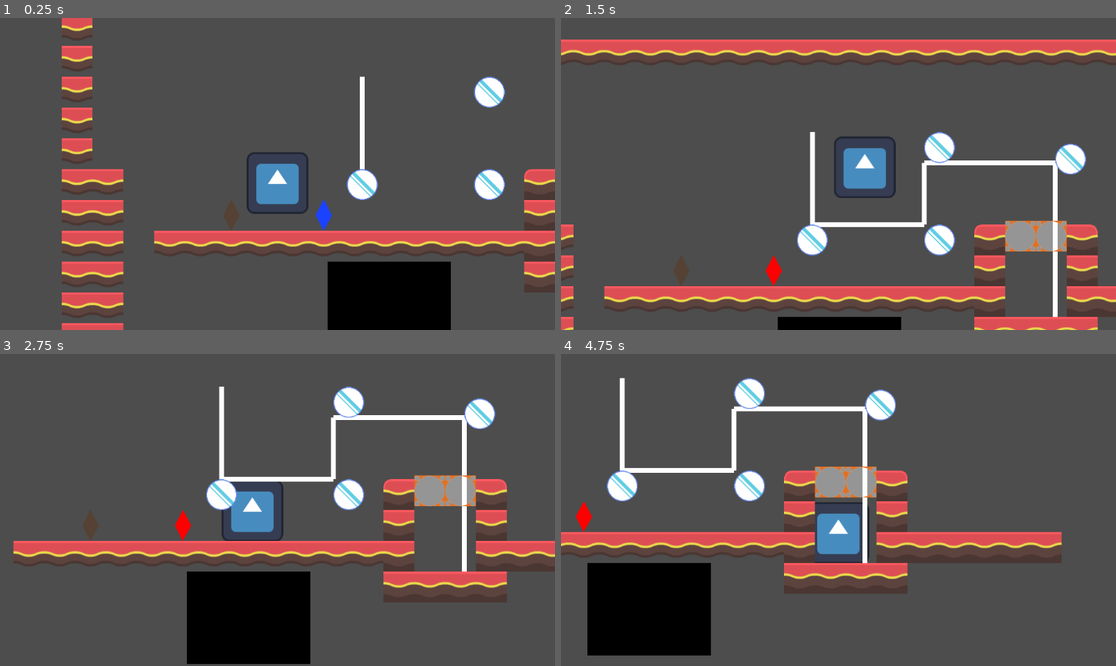
Above: before the commit, frames 1-4 (two rows, left to right).
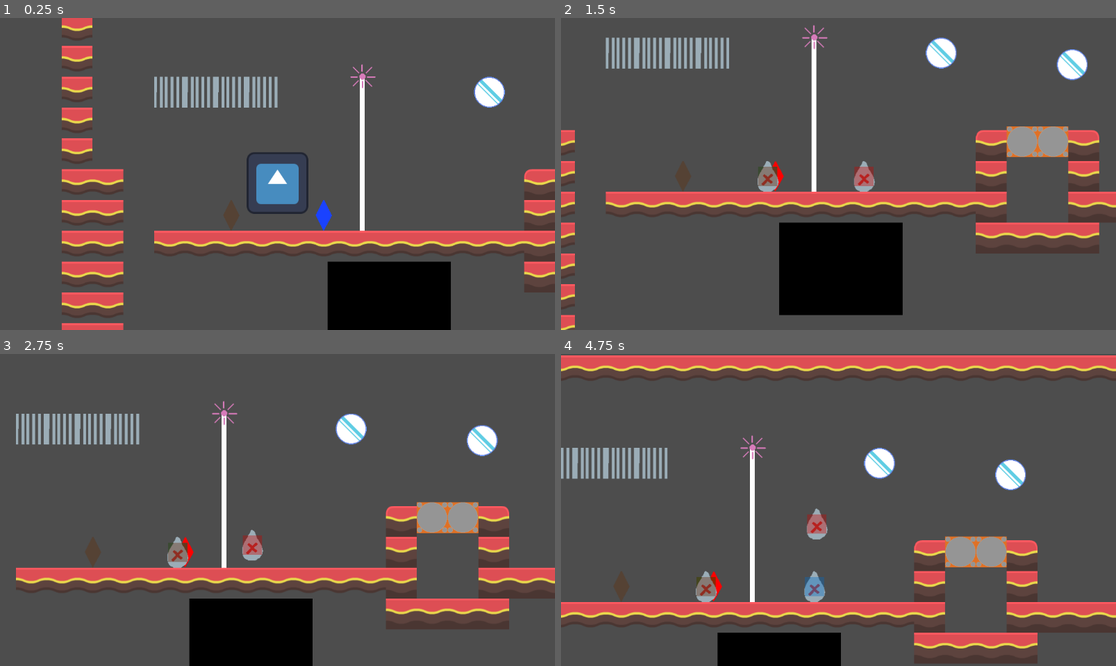
Above: after the commit, the same moments.

Repository: Jo-Meer/ldjam56
Game: Godot game, scene res://test_ntimi.tscn
Same seed, same stepped clock (60 frames per second), same inputs: the game is played once before the commit and once after it. This scene is started directly instead of the project's main scene. The engine's default icon, where the game draws it, is replaced by a stand-in: a white triangle on a blue panel in a dark square.
Inputs:
- Up to frame 1 (0.25 s): no input
- Up to frame 2 (1.5 s): hold D (move_right) from 0.53 s (still down); tap T (merge) at 0.6 s; tap Space (jump) at 0.77 s; tap R (split) at 0.8, 1.35 s
- Up to frame 3 (2.75 s): tap Space (jump) at 1.52 s; tap T (merge) at 1.55, 2.1 s; release D (move_right) at 2.03 s; hold A (move_left) from 2.03 s (still down); tap R (split) at 2.3 s
- Up to frame 4 (4.75 s): release A (move_left) at 2.78 s; hold D (move_right) 2.78-4.28 s; tap E (next_creature) at 2.85 s; tap Space (jump) at 3.02, 3.77, 4.52 s; tap T (merge) at 3.05, 4.55 s; tap Q (prev_creature) at 3.6 s; tap R (split) at 3.8, 4.35 s; hold A (move_left) from 4.28 s (still down)

The runs differ from the first frame. In frame 1, 2.3% of the frame differs, in the area x 27-91%, y 14-69%; in frame 2, 33%; in frame 3, 23%; in frame 4, 37%, in the area x 0-100%, y 0-100%.
Error before the commit: Out of bounds get index '0' (on base: 'Array[Player]') (res://scripts/level.gd:143)

Commit message:
add grid tile collision masks

Diff:
--- a/creatures/air.tscn
+++ b/creatures/air.tscn
@@ -8,6 +8,7 @@
 
 [node name="Air" type="CharacterBody2D"]
 collision_layer = 2
+collision_mask = 33
 script = ExtResource("1_4i7co")
 JUMP_VELOCITY = -600.0
 type = 2
--- a/creatures/avatar.tscn
+++ b/creatures/avatar.tscn
@@ -9,6 +9,7 @@
 
 [node name="Avatar" type="CharacterBody2D"]
 collision_layer = 2
+collision_mask = 33
 script = ExtResource("1_gtkdd")
 JUMP_VELOCITY = -600.0
 
--- a/creatures/earth.tscn
+++ b/creatures/earth.tscn
@@ -8,6 +8,7 @@
 
 [node name="Earth" type="CharacterBody2D"]
 collision_layer = 2
+collision_mask = 33
 script = ExtResource("1_35mcn")
 JUMP_VELOCITY = -600.0
 type = 3
--- a/creatures/fire.tscn
+++ b/creatures/fire.tscn
@@ -8,6 +8,7 @@
 
 [node name="Fire" type="CharacterBody2D"]
 collision_layer = 2
+collision_mask = 33
 script = ExtResource("1_84frp")
 JUMP_VELOCITY = -600.0
 type = 1
--- a/creatures/ice.tscn
+++ b/creatures/ice.tscn
@@ -1,13 +1,15 @@
-[gd_scene load_steps=4 format=3 uid="uid://ckjcbmk3ig3dt"]
+[gd_scene load_steps=5 format=3 uid="uid://ckjcbmk3ig3dt"]
 
 [ext_resource type="Script" path="res://scripts/player_controller.gd" id="1_i81ew"]
 [ext_resource type="Texture2D" uid="uid://b3q0xs2d8ar2" path="res://creatures/placeholder_element.png" id="2_56fyo"]
+[ext_resource type="PackedScene" uid="uid://010dbqlsa3an" path="res://objects/LaserMirror.tscn" id="3_4ljfe"]
 
 [sub_resource type="RectangleShape2D" id="RectangleShape2D_hog4m"]
 size = Vector2(64, 64)
 
 [node name="Ice" type="CharacterBody2D"]
 collision_layer = 2
+collision_mask = 33
 script = ExtResource("1_i81ew")
 JUMP_VELOCITY = -600.0
 type = 8
@@ -31,3 +33,7 @@
 offset_right = 32.0
 offset_bottom = 32.0
 color = Color(0.0668379, 0.231298, 0.584751, 0.372549)
+
+[node name="LaserMirror" parent="." instance=ExtResource("3_4ljfe")]
+visible = false
+position = Vector2(-32, -32)
--- a/creatures/light.tscn
+++ b/creatures/light.tscn
@@ -8,6 +8,7 @@
 
 [node name="Light" type="CharacterBody2D"]
 collision_layer = 2
+collision_mask = 33
 script = ExtResource("1_5hvq2")
 JUMP_VELOCITY = -600.0
 type = 5
--- a/creatures/metal.tscn
+++ b/creatures/metal.tscn
@@ -1,13 +1,16 @@
-[gd_scene load_steps=4 format=3 uid="uid://bm3vv1df0vabd"]
+[gd_scene load_steps=6 format=3 uid="uid://bm3vv1df0vabd"]
 
 [ext_resource type="Script" path="res://scripts/player_controller.gd" id="1_3k5g3"]
 [ext_resource type="Texture2D" uid="uid://b3q0xs2d8ar2" path="res://creatures/placeholder_element.png" id="2_aql8o"]
+[ext_resource type="PackedScene" uid="uid://010dbqlsa3an" path="res://objects/LaserMirror.tscn" id="3_kcqgq"]
+[ext_resource type="Script" path="res://objects/scripts/metal_laser_mirror.gd" id="4_iutr1"]
 
 [sub_resource type="RectangleShape2D" id="RectangleShape2D_hog4m"]
 size = Vector2(64, 64)
 
 [node name="Metal" type="CharacterBody2D"]
 collision_layer = 2
+collision_mask = 33
 script = ExtResource("1_3k5g3")
 JUMP_VELOCITY = -600.0
 type = 6
@@ -31,3 +34,10 @@
 offset_right = 32.0
 offset_bottom = 32.0
 color = Color(0.419607, 0.196168, 1.44392e-07, 0.372549)
+
+[node name="LaserMirror" parent="." instance=ExtResource("3_kcqgq")]
+visible = false
+position = Vector2(-29, -29)
+scale = Vector2(0.9, 0.9)
+script = ExtResource("4_iutr1")
+direction = 3
--- a/creatures/mud.tscn
+++ b/creatures/mud.tscn
@@ -8,6 +8,7 @@
 
 [node name="Mud" type="CharacterBody2D"]
 collision_layer = 2
+collision_mask = 33
 script = ExtResource("1_x50nx")
 JUMP_VELOCITY = -600.0
 type = 4
--- a/creatures/water.tscn
+++ b/creatures/water.tscn
@@ -8,6 +8,7 @@
 
 [node name="Water" type="CharacterBody2D"]
 collision_layer = 2
+collision_mask = 33
 script = ExtResource("1_j0si4")
 JUMP_VELOCITY = -600.0
 type = 0
--- a/objects/GridTile.tscn
+++ b/objects/GridTile.tscn
@@ -1,19 +1,18 @@
-[gd_scene load_steps=2 format=3 uid="uid://dkpwt4qfwt5tm"]
+[gd_scene load_steps=3 format=3 uid="uid://dkpwt4qfwt5tm"]
 
 [ext_resource type="Texture2D" uid="uid://o5kh08h81ywv" path="res://objects/sprites/placeholder_grid.png" id="1_dpodb"]
 
+[sub_resource type="RectangleShape2D" id="RectangleShape2D_di48o"]
+size = Vector2(64, 64)
+
 [node name="GridTile" type="StaticBody2D"]
-collision_layer = 4096
+collision_layer = 32
+collision_mask = 0
 
 [node name="Sprite2D" type="Sprite2D" parent="."]
-position = Vector2(32, -32)
+position = Vector2(32, 32)
 texture = ExtResource("1_dpodb")
 
-[node name="Label" type="Label" parent="."]
-offset_left = 8.0
-offset_top = -56.0
-offset_right = 64.0
-offset_bottom = -7.0
-text = "TODO:
-MASK ELS EXEPT SAND & FOG COL LAYER 13"
-clip_text = true
+[node name="CollisionShape2D" type="CollisionShape2D" parent="."]
+position = Vector2(32, 32)
+shape = SubResource("RectangleShape2D_di48o")
--- a/objects/Laser.tscn
+++ b/objects/Laser.tscn
@@ -1,9 +1,13 @@
-[gd_scene load_steps=3 format=3 uid="uid://c5tqajgscdup3"]
+[gd_scene load_steps=4 format=3 uid="uid://c5tqajgscdup3"]
 
 [ext_resource type="Script" path="res://objects/scripts/laser.gd" id="1_u2vs3"]
 [ext_resource type="PackedScene" uid="uid://wbbodrrqmssl" path="res://objects/LaserBeam.tscn" id="2_4gw6j"]
+[ext_resource type="Texture2D" uid="uid://bak3yngvurc13" path="res://objects/sprites/placeholder_laser.png" id="3_nesso"]
 
 [node name="Laser" type="Node2D"]
 script = ExtResource("1_u2vs3")
 
 [node name="LaserBeam" parent="." instance=ExtResource("2_4gw6j")]
+
+[node name="PlaceholderLaser" type="Sprite2D" parent="."]
+texture = ExtResource("3_nesso")
--- a/objects/LaserBeam.tscn
+++ b/objects/LaserBeam.tscn
@@ -8,8 +8,7 @@
 }
 point_count = 2
 
-[sub_resource type="RectangleShape2D" id="RectangleShape2D_d8g01"]
-size = Vector2(1, 20)
+[sub_resource type="RectangleShape2D" id="RectangleShape2D_lqr8j"]
 
 [node name="LaserBeam" type="Node2D" groups=["laserbeam"]]
 script = ExtResource("1_ekip3")
@@ -25,7 +24,7 @@
 collision_mask = 0
 
 [node name="CollisionShape2D" type="CollisionShape2D" parent="BeamArea"]
-shape = SubResource("RectangleShape2D_d8g01")
+shape = SubResource("RectangleShape2D_lqr8j")
 debug_color = Color(0.653333, 0, 0.7, 0.419608)
 
 [node name="RayCast2D" type="RayCast2D" parent="."]
--- a/objects/scripts/laser.gd
+++ b/objects/scripts/laser.gd
@@ -5,8 +5,6 @@
 
 @onready var beam = $LaserBeam;
 var LaserBeam = preload("res://objects/LaserBeam.tscn");
-
-var laser_mirrors = {};
 
 # Called when the node enters the scene tree for the first time.
 func _ready() -> void:
@@ -19,17 +17,23 @@
 		beam.direction = direction;
 
 func _on_laser_beam_mirror_enter(beam_node: Node2D, mirror_node: Node2D, collide_pos: Vector2):
-	var next_beam = laser_mirrors.get(beam_node.get_instance_id());
+	var next_beam = null;
+
+	for child in beam_node.get_children():
+		if child.is_in_group("laserbeam"):
+			next_beam = child;
+
 	if next_beam == null:
 		next_beam = LaserBeam.instantiate();
-		next_beam.direction = mirror_node.direction;
 		next_beam.mirror_enter.connect(_on_laser_beam_mirror_enter);
 		next_beam.mirror_leave.connect(_on_laser_beam_mirror_leave);
+		next_beam.direction = mirror_node.direction;
 		next_beam.source_mirror = mirror_node;
 		next_beam.depth = beam_node.depth + 1;
 		beam_node.add_child(next_beam);
-		next_beam.global_position = collide_pos;
-		laser_mirrors[beam_node.get_instance_id()] = next_beam;
+
+	next_beam.direction = mirror_node.direction;
+	next_beam.global_position = collide_pos;
 
 func _on_laser_beam_mirror_leave(beam_node):
 	var child_beams = beam_node.get_children();
--- a/objects/scripts/laser_beam.gd
+++ b/objects/scripts/laser_beam.gd
@@ -33,8 +33,8 @@
 func _process(_delta: float) -> void:
 	update_raycast_target();
 
-	if not create_timer.is_stopped():
-		return
+	#if not create_timer.is_stopped():
+		#return
 
 	update_laser_path();
 
@@ -46,9 +46,12 @@
 		return
 
 	var end_point = get_laser_raycast_endpoint()
-	raycast.target_position = end_point;
+	if end_point != null:
+		raycast.target_position  = end_point;
 
-	raycast_direction = direction;
+		raycast_direction = direction;
+	else:
+		print("no end point")
 
 func update_laser_path():
 	if not raycast.is_colliding():
@@ -89,7 +92,8 @@
 
 	if not meets_mirror:
 		meets_mirror = true;
-		mirror_enter.emit(self, collided_node, collision_point);
+
+	mirror_enter.emit(self, collided_node, collision_point);
 
 func get_laser_raycast_endpoint():
 	if direction == Globals.Direction.UP:
@@ -98,5 +102,5 @@
 		return Vector2(0, 8000);
 	if direction == Globals.Direction.RIGHT:
 		return Vector2(8000, 0);
-	if direction == Globals.Direction.DOWN:
+	if direction == Globals.Direction.LEFT:
 		return Vector2(-8000, 0);
--- /dev/null
+++ b/objects/scripts/metal_laser_mirror.gd
@@ -0,0 +1,11 @@
+extends "res://objects/scripts/laser_mirror.gd"
+
+func _process(delta: float) -> void:
+	var parent = get_parent()
+	if parent != null:
+		if parent.velocity.x < 0:
+			if self.direction != Globals.Direction.LEFT:
+				self.direction = Globals.Direction.LEFT;
+		elif parent.velocity.x > 0:
+			if self.direction != Globals.Direction.RIGHT:
+				self.direction = Globals.Direction.RIGHT;
--- a/project.godot
+++ b/project.godot
@@ -68,6 +68,12 @@
 ]
 }
 
+[layer_names]
+
+2d_physics/layer_1="map"
+2d_physics/layer_2="elements"
+2d_physics/layer_6="grid-colliding elements"
+
 [rendering]
 
 renderer/rendering_method="gl_compatibility"
--- a/scripts/player_controller.gd
+++ b/scripts/player_controller.gd
@@ -21,7 +21,6 @@
 		velocity += get_gravity() * delta
 	elif not is_on_ceiling() and type == Globals.Type.STEAM:
 		velocity += Vector2(0, steam_gravity) * delta
-
 
 
 	if is_active == false:
--- a/test_ntimi.tscn
+++ b/test_ntimi.tscn
@@ -10,9 +10,10 @@
 [ext_resource type="PackedScene" uid="uid://c5tqajgscdup3" path="res://objects/Laser.tscn" id="8_xs458"]
 [ext_resource type="PackedScene" uid="uid://010dbqlsa3an" path="res://objects/LaserMirror.tscn" id="9_jbgx5"]
 [ext_resource type="PackedScene" uid="uid://dcvvfuyiuml3m" path="res://objects/LaserSensor.tscn" id="10_1r7jb"]
+[ext_resource type="PackedScene" uid="uid://dkpwt4qfwt5tm" path="res://objects/GridTile.tscn" id="11_sbtia"]
 
 [sub_resource type="RectangleShape2D" id="RectangleShape2D_r5ev4"]
-size = Vector2(128, 320)
+size = Vector2(64, 320)
 
 [sub_resource type="RectangleShape2D" id="RectangleShape2D_po0xm"]
 size = Vector2(256, 192)
@@ -22,10 +23,9 @@
 
 [node name="Node2D" type="Node2D" node_paths=PackedStringArray("start_creature")]
 script = ExtResource("1_ea4dv")
-start_creature = NodePath("CharacterBody2D2")
+start_creature = NodePath("Avatar")
 
-[node name="CharacterBody2D2" parent="." instance=ExtResource("2_02e44")]
-type = 1
+[node name="Avatar" parent="." instance=ExtResource("2_02e44")]
 
 [node name="TileMapLayer" type="TileMapLayer" parent="."]
 tile_map_data = PackedByteArray("AAD8/wIAAQAGAAAAAAD9/wIAAQAGAAAAAAD+/wIAAQAGAAAAAAD//wIAAQAGAAAAAAAAAAIAAQAGAAAAAAABAA …(1936 unchanged characters)…
@@ -35,7 +35,7 @@
 position = Vector2(320, 128)
 
 [node name="CollisionShape2D" type="CollisionShape2D" parent="Door"]
-position = Vector2(0, -160)
+position = Vector2(32, -160)
 shape = SubResource("RectangleShape2D_r5ev4")
 
 [node name="TriggerFire" parent="." node_paths=PackedStringArray("targets") instance=ExtResource("3_4lfxq")]
@@ -55,13 +55,6 @@
 
 [node name="Laser" parent="." instance=ExtResource("8_xs458")]
 position = Vector2(176, -192)
-
-[node name="LaserMirror" parent="." instance=ExtResource("9_jbgx5")]
-position = Vector2(144, 0)
-direction = 3
-
-[node name="LaserMirror2" parent="." instance=ExtResource("9_jbgx5")]
-position = Vector2(408, 0)
 
 [node name="LaserMirror3" parent="." instance=ExtResource("9_jbgx5")]
 position = Vector2(408, -192)
@@ -83,3 +76,15 @@
 [node name="CollisionShape2D" type="CollisionShape2D" parent="Door2"]
 position = Vector2(64, 32)
 shape = SubResource("RectangleShape2D_mfemt")
+
+[node name="GridTile" parent="." instance=ExtResource("11_sbtia")]
+position = Vector2(-192, -192)
+
+[node name="GridTile2" parent="." instance=ExtResource("11_sbtia")]
+position = Vector2(-256, -192)
+
+[node name="GridTile3" parent="." instance=ExtResource("11_sbtia")]
+position = Vector2(-128, -192)
+
+[node name="GridTile4" parent="." instance=ExtResource("11_sbtia")]
+position = Vector2(-64, -192)
Binary file added: objects/sprites/placeholder_laser.png
Not shown, added: objects/sprites/placeholder_laser.png.import
Not shown: 1 places in test_ntimi.tscn that only renumber resources
